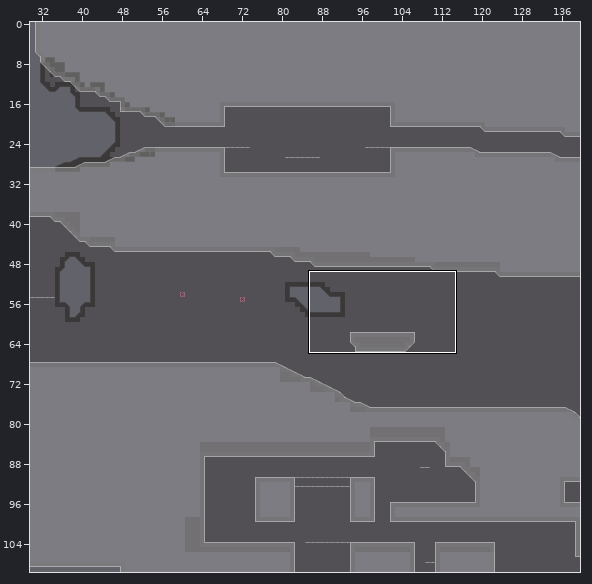
Tiled map, stored at Symfora/bin/Debug/net8.0/Content/lev/c5m0.tmx. Above: a wide view before the commit, with the close-up outlined.
Close-up. Old version:
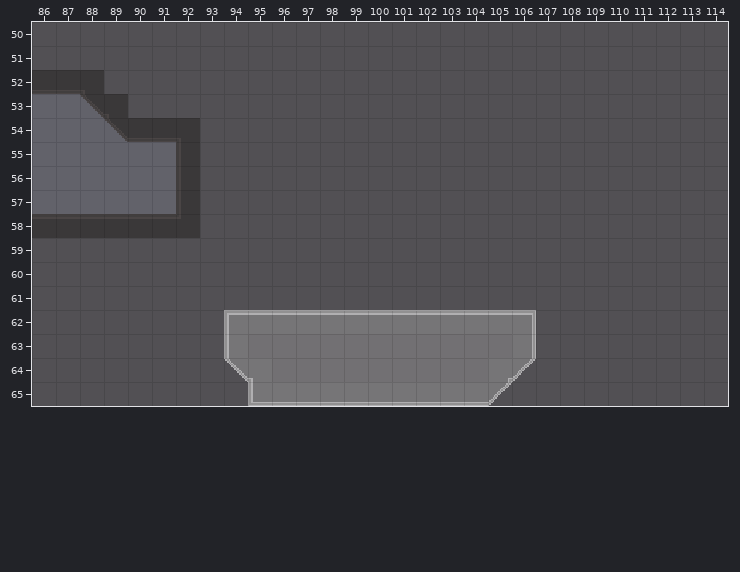
Cells are 16x16 px. Shown: x 86..114, y 50..65.
The same view after the edit:
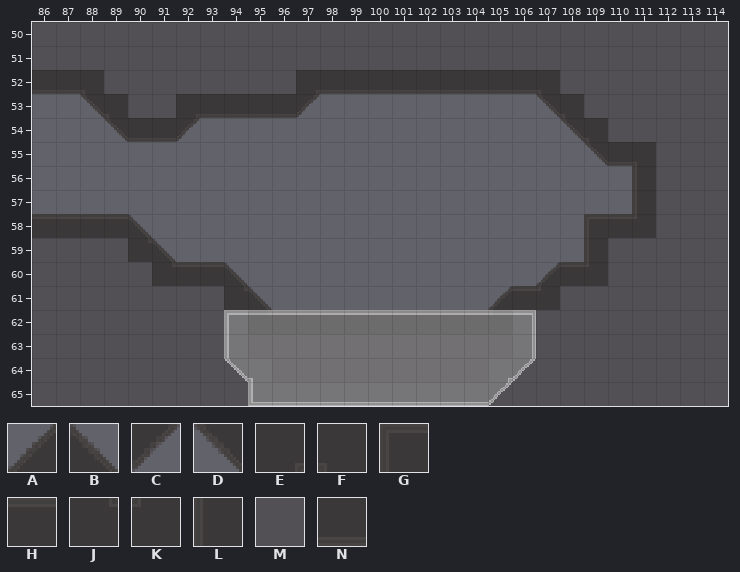
Key: from "devSet": A 9, B 10, C 17, D 26, E 58, F 59, G 60, H 61, J 67, K 68, L 69, M 70, N 79.
_ is an empty cell.
Tiles replaced or removed in this view: F, H, K, L, M.
See-through tiles are keyed as they look on the map.
Change:
Changed rows in their new state; . is an unchanged cell.
Layer "background":
first column x 90:
52 .......ENNNNNNNNNF....
53 ..ENNNNC_________DF...
54 ..C_______________DF..
55 .._________________DNF
56 ..___________________L
57 ..___________________L
58 B__________________GHK
59 JB_________________L..
60 .JHHB____________AHK..
61 ....JB_________AHK....
Pixel boxes of the changes (left, top, right, bottom) in both close-ups:
changed: (128, 70, 656, 310)
